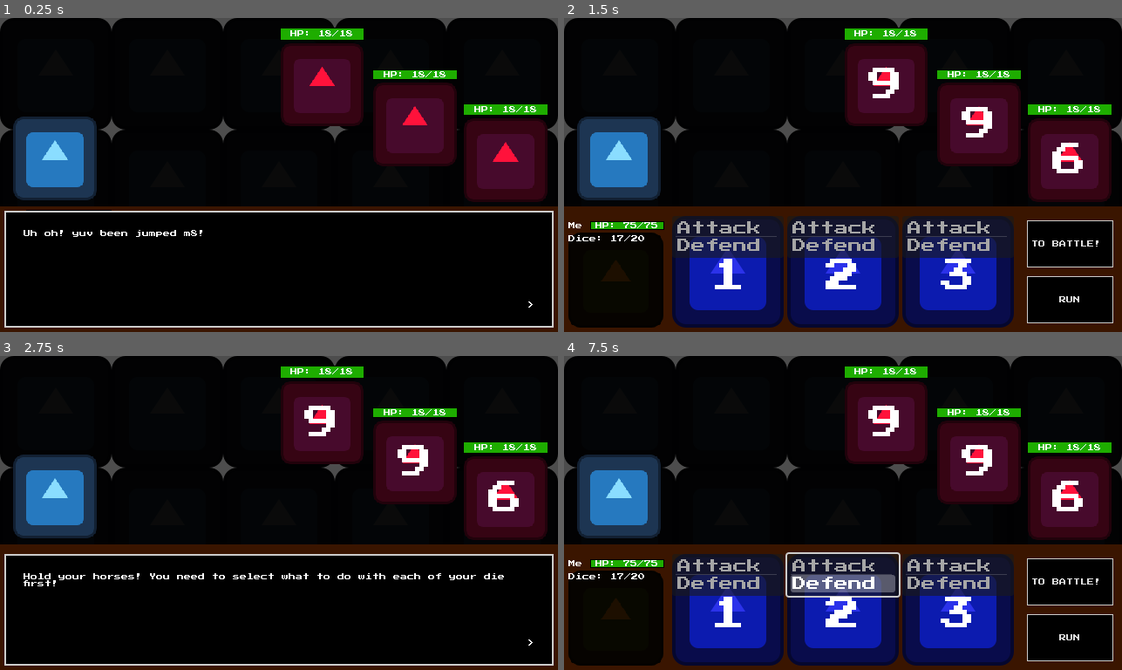
Above: before the commit, frames 1-4 (two rows, left to right).
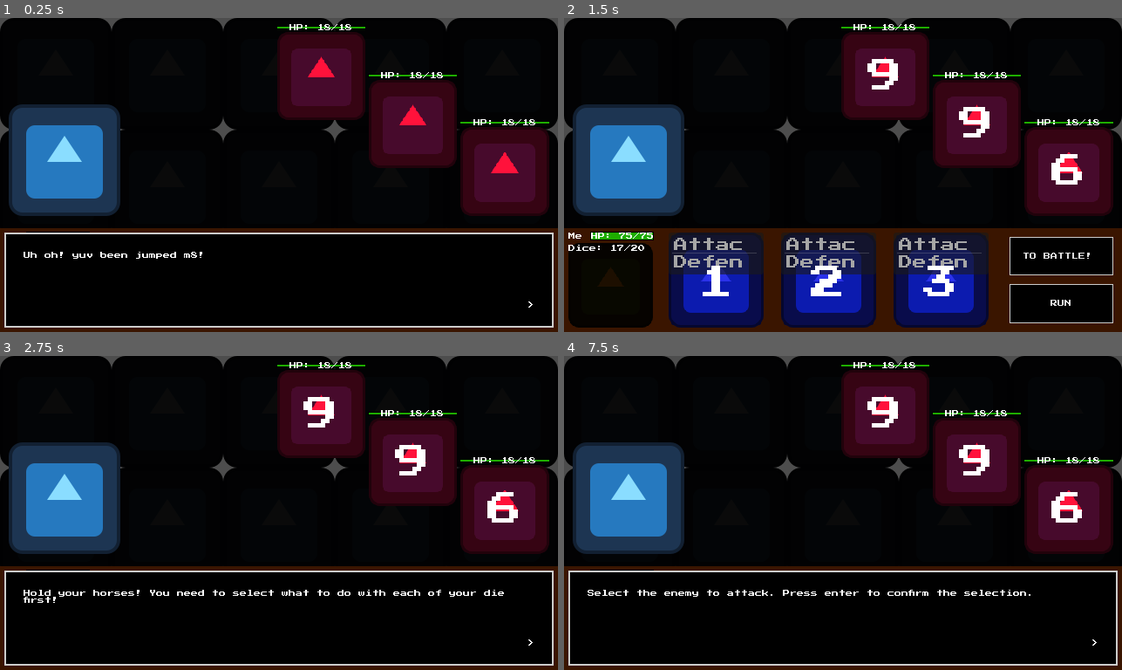
Above: after the commit, the same moments.

Repository: SadBonana/INTD450-Dice_Game
Game: Godot game, scene res://battle.tscn
The game is run twice, just before and just after one commit, with the same random seed, the same clock (stepped at 60 frames per second) and the same inputs. The engine's default icon, where the game draws it, is replaced by a stand-in: a white triangle on a blue panel in a dark square.
Inputs (mouse positions are in pixels of both pictures, inside the frame that each line leads up to):
- Up to frame 1 (0.25 s): no input
- Up to frame 2 (1.5 s): click "TO BATTLE!" at 0.5 s; click "RUN" at 1.25 s
- Up to frame 3 (2.75 s): click "TO BATTLE!" at 2 s
- Up to frame 4 (7.5 s): click "RUN" at 2.75 s; click "TO BATTLE!" at 3.5 s; click "RUN" at 4.25 s; tap Enter (ui_accept) at 5, 6.5 s; move the mouse to (965, 497) at 5.02 s; hold Enter (ui_accept) 5.03-5.75 s; click (965, 497) at 5.1 s; drag from (731, 528) to (815, 575) at 5.77 s; move the mouse to (898, 443) at 6.52 s; hold Enter (ui_accept) 6.53-7.25 s; click (898, 443) at 6.6 s; drag from (815, 575) to (675, 465) at 7.27 s

The runs differ from the first frame. In frame 1, 14% of the frame differs, in the area x 0-100%, y 1-77%; in frame 2, 33%; in frame 3, 17%; in frame 4, 39%, in the area x 0-100%, y 1-99%.

Commit message:
Fixed bugs, improved layout. You can now click to target without pressing enter. (you can cancel your target by pressing an arrow key before you release the click).

Diff:
--- a/battle.tscn
+++ b/battle.tscn
@@ -32,13 +32,13 @@
 grow_horizontal = 2
 grow_vertical = 2
 script = ExtResource("1_5jfo4")
-player_status = NodePath("PlayerPanel/MarginContainer/Player Status and Hand/Player Status")
-dieActionMenu = NodePath("PlayerPanel/MarginContainer/Player Status and Hand/Hand of Dice/Die Action Menu")
-statusAndHandMenu = NodePath("PlayerPanel/MarginContainer/Player Status and Hand/Hand of Dice")
-enemy1 = NodePath("Battle Enemy")
-enemy2 = NodePath("Battle Enemy2")
-enemy3 = NodePath("Battle Enemy3")
-textbox_controller = NodePath("PlayerPanel/MarginContainer/Textbox Controller")
+player_status = NodePath("VBoxContainer/PlayerPanel/MarginContainer/Player Status and Hand/Player Status")
+dieActionMenu = NodePath("VBoxContainer/PlayerPanel/MarginContainer/Player Status and Hand/Hand of Dice/Die Action Menu")
+statusAndHandMenu = NodePath("VBoxContainer/PlayerPanel/MarginContainer/Player Status and Hand/Hand of Dice")
+enemy1 = NodePath("VBoxContainer/MarginContainer/HBoxContainer/Battle Enemy")
+enemy2 = NodePath("VBoxContainer/MarginContainer/HBoxContainer/Battle Enemy2")
+enemy3 = NodePath("VBoxContainer/MarginContainer/HBoxContainer/Battle Enemy3")
+textbox_controller = NodePath("VBoxContainer/PlayerPanel/MarginContainer/Textbox Controller")
 
 [node name="Background" type="TextureRect" parent="."]
 modulate = Color(0.04, 0.04, 0.04, 1)
@@ -51,17 +51,42 @@
 texture = ExtResource("1_iltai")
 stretch_mode = 1
 
-[node name="Battle Enemy" parent="." instance=ExtResource("4_w871o")]
+[node name="VBoxContainer" type="VBoxContainer" parent="."]
 layout_mode = 1
-anchor_left = 0.503
-anchor_top = 0.033
-anchor_right = 0.653
-anchor_bottom = 0.347
-offset_left = 0.0799866
-offset_top = 0.12
-offset_right = 0.0799561
-offset_bottom = 0.0800018
-size_flags_horizontal = 0
+anchors_preset = 15
+anchor_right = 1.0
+anchor_bottom = 1.0
+grow_horizontal = 2
+grow_vertical = 2
+
+[node name="MarginContainer" type="MarginContainer" parent="VBoxContainer"]
+layout_mode = 2
+size_flags_vertical = 3
+size_flags_stretch_ratio = 2.0
+theme_override_constants/margin_left = 10
+theme_override_constants/margin_top = 10
+theme_override_constants/margin_right = 10
+theme_override_constants/margin_bottom = 10
+
+[node name="HBoxContainer" type="HBoxContainer" parent="VBoxContainer/MarginContainer"]
+layout_mode = 2
+size_flags_vertical = 3
+
+[node name="PlayerContainer" type="VBoxContainer" parent="VBoxContainer/MarginContainer/HBoxContainer"]
+layout_mode = 2
+size_flags_horizontal = 2
+size_flags_vertical = 8
+size_flags_stretch_ratio = 3.0
+
+[node name="PlayerSprite" type="TextureRect" parent="VBoxContainer/MarginContainer/HBoxContainer/PlayerContainer"]
+modulate = Color(0.541176, 0.866667, 1, 1)
+layout_mode = 2
+size_flags_vertical = 3
+texture = ExtResource("1_iltai")
+stretch_mode = 4
+
+[node name="Battle Enemy" parent="VBoxContainer/MarginContainer/HBoxContainer" instance=ExtResource("4_w871o")]
+layout_mode = 2
 size_flags_vertical = 0
 focus_neighbor_left = NodePath("../Battle Enemy3")
 focus_neighbor_top = NodePath("../Battle Enemy3")
@@ -71,16 +96,9 @@
 focus_previous = NodePath("../Battle Enemy3")
 res = ExtResource("2_yokuy")
 
-[node name="Battle Enemy2" parent="." instance=ExtResource("4_w871o")]
-layout_mode = 1
-anchor_left = 0.669
-anchor_top = 0.167
-anchor_right = 0.819
-anchor_bottom = 0.475
-offset_left = -0.160034
-offset_top = -0.120003
-offset_right = -0.160034
-offset_bottom = -1.52588e-05
+[node name="Battle Enemy2" parent="VBoxContainer/MarginContainer/HBoxContainer" instance=ExtResource("4_w871o")]
+layout_mode = 2
+size_flags_vertical = 4
 focus_neighbor_left = NodePath("../Battle Enemy")
 focus_neighbor_top = NodePath("../Battle Enemy")
 focus_neighbor_right = NodePath("../Battle Enemy3")
@@ -89,15 +107,9 @@
 focus_previous = NodePath("../Battle Enemy")
 res = ExtResource("2_yokuy")
 
-[node name="Battle Enemy3" parent="." instance=ExtResource("4_w871o")]
-layout_mode = 1
-anchor_left = 0.831
-anchor_top = 0.275
-anchor_right = 0.981
-anchor_bottom = 0.585
-offset_left = 0.159973
-offset_right = 0.159973
-offset_bottom = 1.39999
+[node name="Battle Enemy3" parent="VBoxContainer/MarginContainer/HBoxContainer" instance=ExtResource("4_w871o")]
+layout_mode = 2
+size_flags_vertical = 8
 focus_neighbor_left = NodePath("../Battle Enemy2")
 focus_neighbor_top = NodePath("../Battle Enemy2")
 focus_neighbor_right = NodePath("../Battle Enemy")
@@ -106,64 +118,38 @@
 focus_previous = NodePath("../Battle Enemy2")
 res = ExtResource("2_yokuy")
 
-[node name="PlayerContainer" type="VBoxContainer" parent="."]
-layout_mode = 1
-anchors_preset = -1
-anchor_left = 0.023
-anchor_top = 0.311
-anchor_right = 0.173
-anchor_bottom = 0.585
-offset_left = 0.279999
-offset_top = 1.03999
-offset_right = 32.28
-offset_bottom = 33.312
-grow_horizontal = 0
-grow_vertical = 2
-scale = Vector2(0.75, 0.75)
-
-[node name="PlayerSprite" type="TextureRect" parent="PlayerContainer"]
-modulate = Color(0.541176, 0.866667, 1, 1)
+[node name="PlayerPanel" type="PanelContainer" parent="VBoxContainer"]
 layout_mode = 2
 size_flags_vertical = 3
-texture = ExtResource("1_iltai")
-stretch_mode = 4
-
-[node name="PlayerPanel" type="PanelContainer" parent="."]
-layout_mode = 1
-anchors_preset = 12
-anchor_top = 1.0
-anchor_right = 1.0
-anchor_bottom = 1.0
-offset_top = -144.0
-grow_horizontal = 2
-grow_vertical = 0
 theme_override_styles/panel = SubResource("StyleBoxFlat_idclm")
 
-[node name="MarginContainer" type="MarginContainer" parent="PlayerPanel"]
+[node name="MarginContainer" type="MarginContainer" parent="VBoxContainer/PlayerPanel"]
 layout_mode = 2
-size_flags_vertical = 8
 theme_override_constants/margin_left = 5
 theme_override_constants/margin_top = 5
 theme_override_constants/margin_right = 5
 theme_override_constants/margin_bottom = 5
 
-[node name="Player Status and Hand" type="HBoxContainer" parent="PlayerPanel/MarginContainer"]
+[node name="Player Status and Hand" type="HBoxContainer" parent="VBoxContainer/PlayerPanel/MarginContainer"]
 layout_mode = 2
-size_flags_vertical = 8
 theme_override_constants/separation = 10
 
-[node name="Player Status" parent="PlayerPanel/MarginContainer/Player Status and Hand" instance=ExtResource("6_0lq60")]
+[node name="Player Status" parent="VBoxContainer/PlayerPanel/MarginContainer/Player Status and Hand" instance=ExtResource("6_0lq60")]
 layout_mode = 2
+size_flags_vertical = 1
 
-[node name="Hand of Dice" type="HBoxContainer" parent="PlayerPanel/MarginContainer/Player Status and Hand"]
+[node name="Hand of Dice" type="HBoxContainer" parent="VBoxContainer/PlayerPanel/MarginContainer/Player Status and Hand"]
 layout_mode = 2
 size_flags_horizontal = 3
 size_flags_stretch_ratio = 3.0
+theme_override_constants/separation = 20
+alignment = 1
 
-[node name="Die Action Menu" parent="PlayerPanel/MarginContainer/Player Status and Hand/Hand of Dice" instance=ExtResource("5_co5hi")]
+[node name="Die Action Menu" parent="VBoxContainer/PlayerPanel/MarginContainer/Player Status and Hand/Hand of Dice" instance=ExtResource("5_co5hi")]
 layout_mode = 2
+size_flags_vertical = 1
 
-[node name="MarginContainer" type="MarginContainer" parent="PlayerPanel/MarginContainer/Player Status and Hand"]
+[node name="MarginContainer" type="MarginContainer" parent="VBoxContainer/PlayerPanel/MarginContainer/Player Status and Hand"]
 layout_mode = 2
 size_flags_horizontal = 3
 size_flags_vertical = 3
@@ -172,12 +158,13 @@
 theme_override_constants/margin_right = 5
 theme_override_constants/margin_bottom = 5
 
-[node name="Player Action Menu" type="VBoxContainer" parent="PlayerPanel/MarginContainer/Player Status and Hand/MarginContainer"]
+[node name="Player Action Menu" type="VBoxContainer" parent="VBoxContainer/PlayerPanel/MarginContainer/Player Status and Hand/MarginContainer"]
+unique_name_in_owner = true
 layout_mode = 2
 theme_override_constants/separation = 10
 alignment = 1
 
-[node name="Ready" type="Button" parent="PlayerPanel/MarginContainer/Player Status and Hand/MarginContainer/Player Action Menu"]
+[node name="Ready" type="Button" parent="VBoxContainer/PlayerPanel/MarginContainer/Player Status and Hand/MarginContainer/Player Action Menu"]
 layout_mode = 2
 size_flags_horizontal = 3
 size_flags_vertical = 3
@@ -189,7 +176,7 @@
 theme_override_styles/pressed = SubResource("StyleBoxFlat_h0c1a")
 text = "TO BATTLE! "
 
-[node name="Run" type="Button" parent="PlayerPanel/MarginContainer/Player Status and Hand/MarginContainer/Player Action Menu"]
+[node name="Run" type="Button" parent="VBoxContainer/PlayerPanel/MarginContainer/Player Status and Hand/MarginContainer/Player Action Menu"]
 layout_mode = 2
 size_flags_horizontal = 3
 size_flags_vertical = 3
@@ -201,12 +188,12 @@
 theme_override_styles/pressed = SubResource("StyleBoxFlat_h0c1a")
 text = "RUN"
 
-[node name="Textbox Controller" parent="PlayerPanel/MarginContainer" instance=ExtResource("8_11wq8")]
+[node name="Textbox Controller" parent="VBoxContainer/PlayerPanel/MarginContainer" instance=ExtResource("8_11wq8")]
 layout_mode = 2
 mouse_filter = 2
 dialogue_res = ExtResource("9_5yvlh")
 
-[connection signal="pressed" from="PlayerPanel/MarginContainer/Player Status and Hand/MarginContainer/Player Action Menu/Ready" to="." method="_on_ready_pressed"]
-[connection signal="pressed" from="PlayerPanel/MarginContainer/Player Status and Hand/MarginContainer/Player Action Menu/Run" to="." method="_on_run_pressed"]
+[connection signal="pressed" from="VBoxContainer/PlayerPanel/MarginContainer/Player Status and Hand/MarginContainer/Player Action Menu/Ready" to="." method="_on_ready_pressed"]
+[connection signal="pressed" from="VBoxContainer/PlayerPanel/MarginContainer/Player Status and Hand/MarginContainer/Player Action Menu/Run" to="." method="_on_run_pressed"]
 
-[editable path="PlayerPanel/MarginContainer/Textbox Controller"]
+[editable path="VBoxContainer/PlayerPanel/MarginContainer/Textbox Controller"]
--- a/battle_enemy.gd
+++ b/battle_enemy.gd
@@ -4,6 +4,7 @@
 @onready var tex_rect: TextureRect = %Enemy
 @onready var roll_label: Label = %Roll  # FIXME: Displaying the enemy's roll over their sprite is prolly not what we want the final game to look like. I thought the empty top panel was where we'd show that info, but I'm running out of energy now so...
 @onready var animation_player = %AnimationPlayer
+@onready var textbox_controller = %"Textbox Controller"
 
 @export var res: Resource
 
@@ -144,5 +145,5 @@
 ## ui_accept event.
 func _on_gui_input_factory(target_selected: Signal):
 	_on_gui_input = func (event: InputEvent):
-		if event.is_action_pressed("ui_accept"):
+		if event.is_action_pressed("ui_accept") or event.is_action_released("click"):
 			target_selected.emit(self)
--- a/battle_enemy.tscn
+++ b/battle_enemy.tscn
@@ -48,6 +48,8 @@
 offset_bottom = -0.120003
 grow_horizontal = 2
 grow_vertical = 2
+size_flags_horizontal = 3
+size_flags_vertical = 3
 focus_neighbor_left = NodePath("../EnemyContainer3")
 focus_neighbor_top = NodePath("../EnemyContainer3")
 focus_neighbor_right = NodePath("../EnemyContainer2")
--- a/die_action_menu.tscn
+++ b/die_action_menu.tscn
@@ -8,13 +8,14 @@
 anchor_right = 0.2
 anchor_bottom = 0.356
 offset_bottom = -0.160004
-size_flags_vertical = 8
+size_flags_vertical = 3
 
 [node name="Die Sprite" type="TextureRect" parent="."]
 self_modulate = Color(0.168627, 0.196078, 0.917647, 1)
 layout_mode = 2
 size_flags_vertical = 3
 texture = ExtResource("1_g22em")
+expand_mode = 3
 stretch_mode = 4
 
 [node name="Die Actions" type="ItemList" parent="Die Sprite"]
--- a/player_status.tscn
+++ b/player_status.tscn
@@ -13,7 +13,6 @@
 offset_bottom = -1.52588e-05
 grow_horizontal = 2
 grow_vertical = 2
-size_flags_horizontal = 3
 size_flags_vertical = 8
 script = ExtResource("1_kpf4t")
 health_bar = NodePath("Player Health and Name/Health Bar")
@@ -55,7 +54,7 @@
 size_flags_vertical = 3
 size_flags_stretch_ratio = 2.0
 texture = ExtResource("2_f10bn")
-expand_mode = 5
+expand_mode = 3
 stretch_mode = 4
 
 [node name="Deck Status" type="Label" parent="Bag Sprite"]
--- a/src/battle.gd
+++ b/src/battle.gd
@@ -5,6 +5,7 @@
 
 # TODO: encounter resources and setting battle enemy resources using it
 
+# TODO: Convert these to @onready var x = %y format
 # Player Panel
 @export var player_status: VBoxContainer
 @export var dieActionMenu: VBoxContainer
@@ -19,6 +20,8 @@
 @export var textbox_controller: TextboxController
 
 @export var numEnemies = 3
+
+@onready var action_menu := %"Player Action Menu"
 
 
 var dieActionMenuPath = load("res://die_action_menu.tscn")
@@ -138,6 +141,11 @@
 	for enemy in enemies:
 		enemy.draw_dice(2, textbox_controller)
 
+	# It's the player's turn so show the things they'll need
+	# to interact with to take their turn.
+	statusAndHandMenu.show()
+	action_menu.show()
+
 	for i in range(3): # Hardcoded temp hand size of 3
 		# Whatever we decide to do when the player runs out of dice, it'll be here
 		if not player_dice_bag.size() > 0:
@@ -231,6 +239,11 @@
 		if not die.itemSelected:
 			await textbox_controller.quick_beat("not ready")
 			return
+
+	# Hide things we don't want the player to be able to mess
+	# with after they've ended their turn
+	statusAndHandMenu.hide()
+	action_menu.hide()
 
 	await textbox_controller.quick_beat("ready")
 
